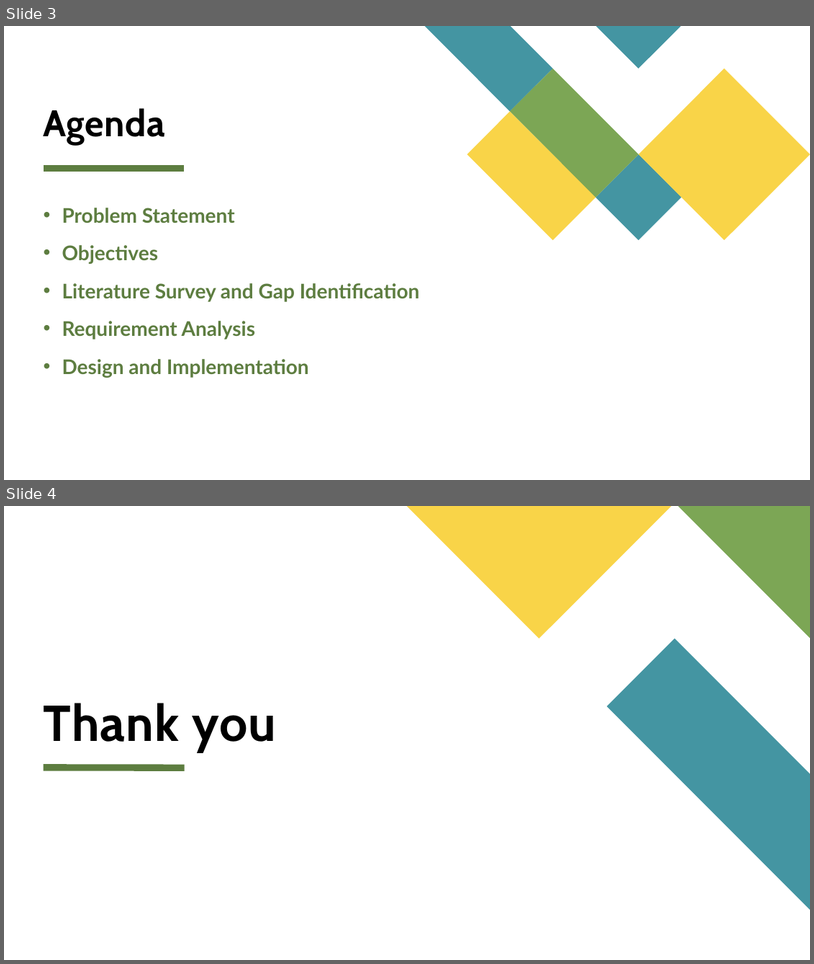
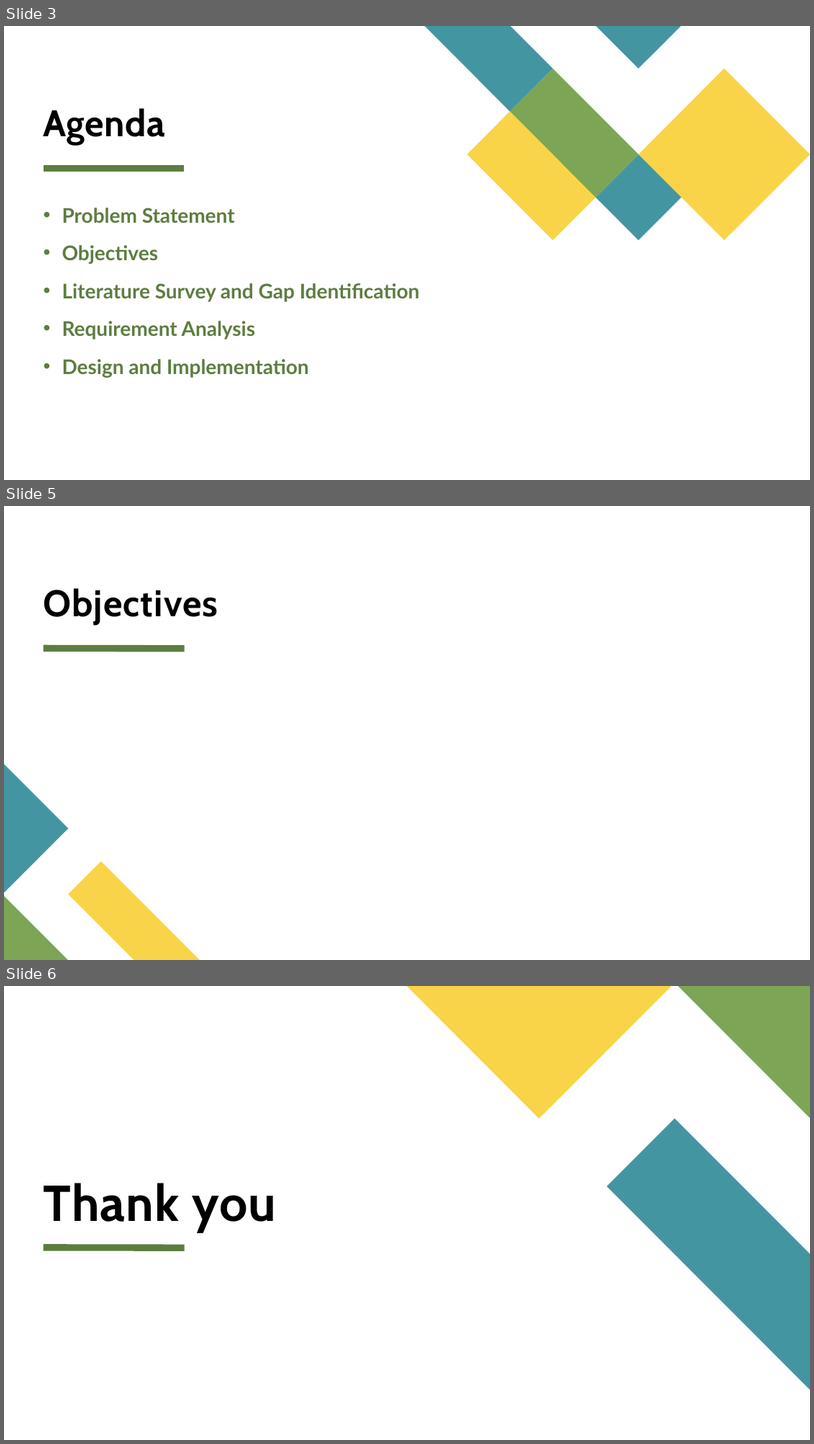
Before and after one commit to poojapriya1024/automatic_ambulance_signal_control, a slide deck: Project Review 2.pptx. Shown one above the other, each under a label of ours: slides 3 and 4 before the commit, slides 3, 5 and 6 after it; the slides between them are not shown. The pictures are 814x964 and 814x1444 pixels, drawn with LibreOffice and Linux fonts; fonts in the diff are those of the drawing. Boxes give left, top, right and bottom in pixels: in the first picture for what was removed or moved away, otherwise in the second. Text is boxed around its words. In the diff, an @@ line names an element or a change of style, - is before the commit and + after.

```diff
--- a/Project Review 2.pptx
+++ b/Project Review 2.pptx
@@ slide 5 added at bbox=[4, 506, 810, 960], background #FFFFFF; not listed: 1 template element that a slide beside it also shows @@
@@ title added at bbox=[44, 588, 219, 624], 44 pt, text #000000, bold @@
+Objectives
@@ freeform shape added at bbox=[4, 764, 68, 893], fill #4495A2 @@
@@ freeform shape added at bbox=[68, 861, 199, 960], fill #F9D448 @@
@@ freeform shape added at bbox=[4, 896, 68, 960], fill #7CA655 @@
@@ what was slide 4 is now slide 6 @@
```
Also in this commit, not shown: 1 other slide added.
